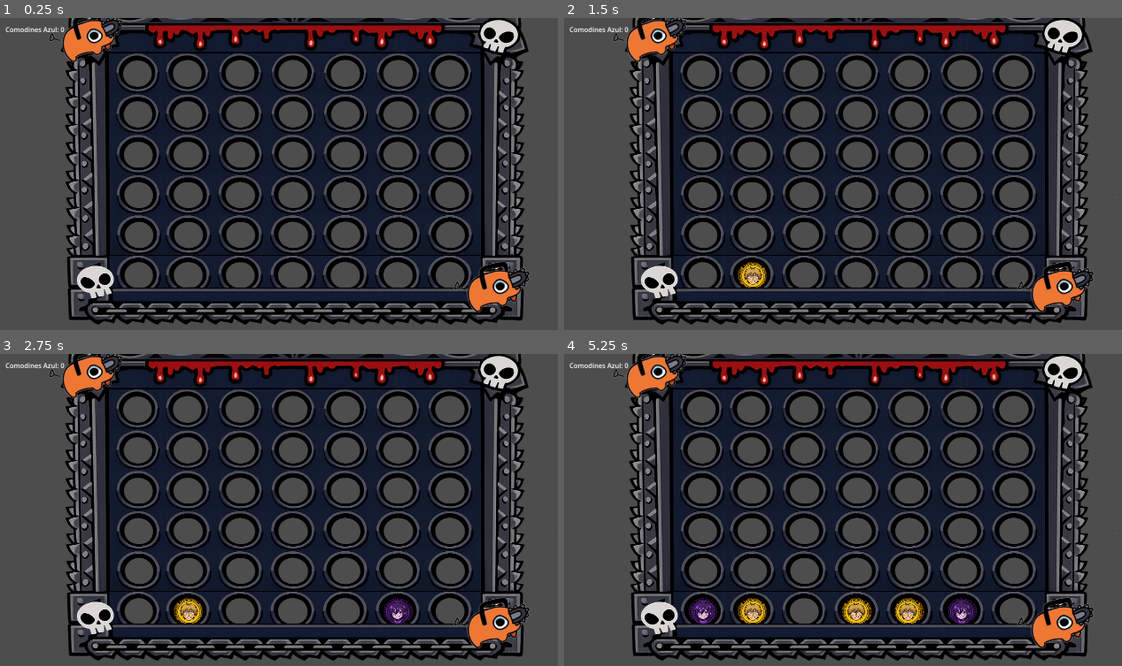
Above: before the commit, frames 1-4 (two rows, left to right).
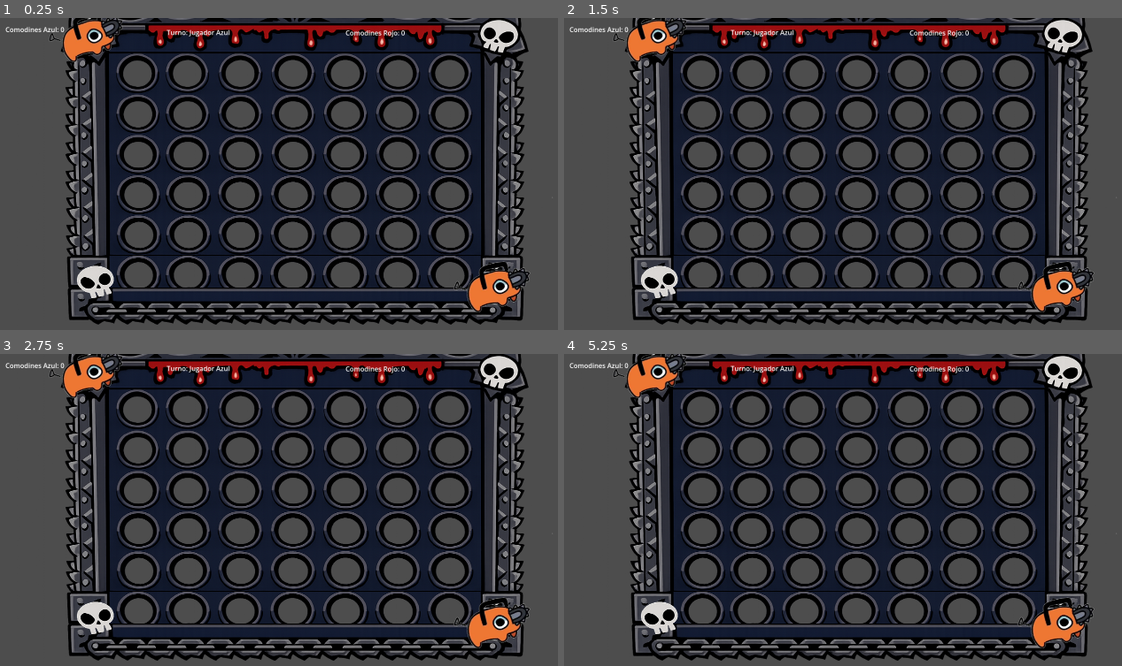
Above: after the commit, the same moments.

Repository: daniinela/4-enraya
Game: Godot game, scene res://scenes/Main.tscn
Same seed, same stepped clock (60 frames per second), same inputs: the game is played once before the commit and once after it.
Inputs (mouse positions are in pixels of both pictures, inside the frame that each line leads up to):
- Up to frame 1 (0.25 s): no input
- Up to frame 2 (1.5 s): tap Enter at 0.5 s; move the mouse to (1043, 186) at 0.52 s; click (1043, 186) at 0.67 s; tap Space at 1.25 s; move the mouse to (748, 223) at 1.27 s; click (748, 223) at 1.42 s
- Up to frame 3 (2.75 s): tap Enter at 2 s; move the mouse to (396, 460) at 2.02 s; click (396, 460) at 2.17 s
- Up to frame 4 (5.25 s): tap Space at 2.75, 4.25 s; move the mouse to (854, 616) at 2.77 s; click (854, 616) at 2.92 s; tap Enter at 3.5 s; move the mouse to (1105, 597) at 3.52 s; click (1105, 597) at 3.67 s; move the mouse to (675, 485) at 4.27 s; click (675, 485) at 4.42 s; move the mouse to (926, 541) at 5.02 s; click (926, 541) at 5.17 s

The runs differ from the first frame. In frame 1, 0.2% of the frame differs, in the area x 29-73%, y 3-7%; in frame 2, 0.6%; in frame 3, 0.9%; in frame 4, 2.0%, in the area x 22-74%, y 3-87%.

Commit message:
Cambios en las preguntas, ya salen al frente y al elegir categoria solo salen las preguntas de esa categoria

Diff:
--- a/scenes/Main.tscn
+++ b/scenes/Main.tscn
@@ -9,5 +9,8 @@
 
 [node name="Board" parent="." unique_id=1037535901 instance=ExtResource("2_0bbpv")]
 
-[node name="UI" parent="." unique_id=1673272493 instance=ExtResource("3_rarhs")]
+[node name="CanvasLayer" type="CanvasLayer" parent="." unique_id=271787047]
+
+[node name="UI" parent="CanvasLayer" unique_id=1673272493 instance=ExtResource("3_rarhs")]
+z_index = 5
 position = Vector2(24, -90)
--- a/scenes/Trivia.tscn
+++ b/scenes/Trivia.tscn
@@ -2,33 +2,42 @@
 
 [ext_resource type="Script" uid="uid://bur5i46wvybfj" path="res://scripts/trivia.gd" id="1_cguqc"]
 
-[node name="Trivia" type="Node2D" unique_id=2062966170]
+[node name="Trivia" type="Control" unique_id=21669503]
+layout_mode = 3
+anchors_preset = 0
 script = ExtResource("1_cguqc")
 
 [node name="LabelCategoria" type="Label" parent="." unique_id=460290564]
+layout_mode = 0
 offset_right = 40.0
 offset_bottom = 23.0
 
 [node name="LabelPregunta" type="Label" parent="." unique_id=1270033659]
+layout_mode = 0
 offset_right = 40.0
 offset_bottom = 23.0
 
 [node name="LabelTemporizador" type="Label" parent="." unique_id=1644144448]
+layout_mode = 0
 offset_right = 40.0
 offset_bottom = 23.0
 
 [node name="Opcion1" type="Button" parent="." unique_id=1109038909]
+layout_mode = 0
 offset_right = 8.0
 offset_bottom = 8.0
 
 [node name="Opcion2" type="Button" parent="." unique_id=66264236]
+layout_mode = 0
 offset_right = 8.0
 offset_bottom = 8.0
 
 [node name="Opcion3" type="Button" parent="." unique_id=387405757]
+layout_mode = 0
 offset_right = 8.0
 offset_bottom = 8.0
 
 [node name="Opcion4" type="Button" parent="." unique_id=680338918]
+layout_mode = 0
 offset_right = 8.0
 offset_bottom = 8.0
--- a/scripts/game_manager.gd
+++ b/scripts/game_manager.gd
@@ -6,7 +6,7 @@
 var bloqueado = false
 
 @onready var tablero = $Board
-@onready var ui = $UI
+@onready var ui = $CanvasLayer/UI
 
 var trivia_scene = preload("res://scenes/Trivia.tscn")
 var comodines_scene = preload("res://scenes/Comodines.tscn")
@@ -16,7 +16,7 @@
 	2: {"programacion": 0, "ciencia": 0, "entretenimiento": 0, "arte": 0}
 }
 
-func _ready():
+func _readyPruebaCommit1():
 	tablero.game_manager = self
 	actualizar_ui()
 
@@ -46,7 +46,7 @@
 	bloqueado = true
 	var trivia = trivia_scene.instantiate()
 	trivia.name = "Trivia"
-	add_child(trivia)
+	$CanvasLayer.add_child(trivia)
 	trivia.jugador_actual = turno_actual
 	trivia.juego = self
 
@@ -64,7 +64,7 @@
 	bloqueado = true
 	var comodines = comodines_scene.instantiate()
 	comodines.name = "Comodines"
-	add_child(comodines)
+	$CanvasLayer.add_child(comodines)
 	comodines.juego = self
 	comodines.jugador_actual = turno_actual
 
@@ -96,7 +96,7 @@
 	fondo.color = Color(0, 0, 0, 0.9)
 	fondo.size = Vector2(1152, 648)
 	fondo.position = Vector2(0, 0)
-	add_child(fondo)
+	$CanvasLayer.add_child(fondo)
 
 	var label = Label.new()
 	label.position = Vector2(350, 200)
@@ -107,14 +107,14 @@
 	else:
 		label.text = "¡Ganó el Jugador Rojo!"
 		label.modulate = Color(1.0, 0.2, 0.2)
-	add_child(label)
+	$CanvasLayer.add_child(label)
 
 	var btn = Button.new()
 	btn.text = "Jugar de nuevo"
 	btn.position = Vector2(450, 350)
 	btn.custom_minimum_size = Vector2(200, 60)
 	btn.pressed.connect(_reiniciar_juego)
-	add_child(btn)
+	$CanvasLayer.add_child(btn)
 
 func _reiniciar_juego():
 	get_tree().reload_current_scene()
--- a/scripts/trivia.gd
+++ b/scripts/trivia.gd
@@ -1,4 +1,4 @@
-extends Node2D
+extends Control
 
 @onready var label_pregunta = $LabelPregunta
 @onready var label_temporizador = $LabelTemporizador
@@ -13,24 +13,25 @@
 var respuesta_correcta = 0
 var tiempo_restante = 10.0
 var temporizador_activo = false
-var fase = "eligiendo_genero"  # "eligiendo_genero" o "respondiendo"
+var fase = "eligiendo_genero"
 
 const CATEGORIAS = ["programacion", "ciencia", "entretenimiento", "arte"]
-const NIVELES = ["facil", "media", "dificil"]
-
-# Botones de género (se crean dinámicamente)
+
 var botones_genero = []
-var btn_label_genero = null
+var titulo_genero = null
+var fondo = null
 
 func _ready():
-	var fondo = ColorRect.new()
+
+	# 🔥 Crear fondo UNA sola vez
+	fondo = ColorRect.new()
 	fondo.color = Color(0, 0, 0, 0.85)
 	fondo.size = Vector2(1152, 648)
-	fondo.position = Vector2(0, 0)
+	fondo.position = Vector2.ZERO
 	add_child(fondo)
 	move_child(fondo, 0)
 
-	# Conectar botones de respuesta
+	# Conectar botones respuesta
 	opcion1.pressed.connect(_on_opcion_presionada.bind(0))
 	opcion2.pressed.connect(_on_opcion_presionada.bind(1))
 	opcion3.pressed.connect(_on_opcion_presionada.bind(2))
@@ -40,17 +41,27 @@
 	label_pregunta.position = Vector2(150, 130)
 	label_pregunta.autowrap_mode = TextServer.AUTOWRAP_WORD
 	label_pregunta.custom_minimum_size = Vector2(700, 80)
+
 	label_temporizador.position = Vector2(500, 230)
+
 	opcion1.position = Vector2(150, 300)
+	opcion2.position = Vector2(500, 300)
+	opcion3.position = Vector2(150, 370)
+	opcion4.position = Vector2(500, 370)
+
 	opcion1.custom_minimum_size = Vector2(300, 50)
-	opcion2.position = Vector2(500, 300)
 	opcion2.custom_minimum_size = Vector2(300, 50)
-	opcion3.position = Vector2(150, 370)
 	opcion3.custom_minimum_size = Vector2(300, 50)
-	opcion4.position = Vector2(500, 370)
 	opcion4.custom_minimum_size = Vector2(300, 50)
 
-	# Ocultar botones de respuesta al inicio
+	ocultar_elementos_respuesta()
+
+	await get_tree().process_frame
+	mostrar_seleccion_genero()
+
+
+# 🔥 Ocultar todo lo de respuestas
+func ocultar_elementos_respuesta():
 	opcion1.visible = false
 	opcion2.visible = false
 	opcion3.visible = false
@@ -58,19 +69,26 @@
 	label_temporizador.visible = false
 	label_pregunta.visible = false
 
-	await get_tree().process_frame
-	mostrar_seleccion_genero()
 
 func mostrar_seleccion_genero():
+
 	fase = "eligiendo_genero"
 
-	var titulo = Label.new()
-	titulo.text = "¡Elige tu categoría!"
-	titulo.position = Vector2(400, 80)
-	titulo.add_theme_font_size_override("font_size", 28)
-	add_child(titulo)
-
-	# Mezclar categorías al azar para que salgan en orden diferente
+	# 🔥 Limpiar botones anteriores
+	for btn in botones_genero:
+		btn.queue_free()
+	botones_genero.clear()
+
+	# 🔥 Limpiar título anterior
+	if titulo_genero:
+		titulo_genero.queue_free()
+
+	titulo_genero = Label.new()
+	titulo_genero.text = "¡Elige tu categoría!"
+	titulo_genero.position = Vector2(400, 80)
+	titulo_genero.add_theme_font_size_override("font_size", 28)
+	add_child(titulo_genero)
+
 	var cats = CATEGORIAS.duplicate()
 	cats.shuffle()
 
@@ -84,16 +102,20 @@
 	for i in range(cats.size()):
 		var cat = cats[i]
 		var nivel = obtener_nivel(cat)
+
 		var btn = Button.new()
 		btn.text = cat.to_upper() + "\n[" + nivel.to_upper() + "]"
 		btn.position = posiciones[i]
 		btn.custom_minimum_size = Vector2(250, 100)
 		btn.pressed.connect(_on_genero_elegido.bind(cat))
 		add_child(btn)
+
 		botones_genero.append(btn)
+
 
 func obtener_nivel(categoria: String) -> String:
 	var conteo = juego.obtener_conteo_categoria(jugador_actual, categoria)
+
 	if conteo <= 1:
 		return "facil"
 	elif conteo <= 3:
@@ -101,56 +123,81 @@
 	else:
 		return "dificil"
 
+
 func _on_genero_elegido(categoria: String):
-	# Deshabilitar todos los botones de género
+
+	# 🔥 Eliminar botones de categoría
 	for btn in botones_genero:
-		btn.disabled = true
+		btn.queue_free()
+	botones_genero.clear()
+
+	if titulo_genero:
+		titulo_genero.queue_free()
 
 	fase = "respondiendo"
 	cargar_pregunta(categoria)
 
-	# Mostrar elementos de respuesta
+	# Mostrar respuestas
 	opcion1.visible = true
 	opcion2.visible = true
 	opcion3.visible = true
 	opcion4.visible = true
 	label_temporizador.visible = true
 	label_pregunta.visible = true
+
+	opcion1.disabled = false
+	opcion2.disabled = false
+	opcion3.disabled = false
+	opcion4.disabled = false
+
+	tiempo_restante = 10.0
 	temporizador_activo = true
 
+
 func cargar_pregunta(categoria: String):
+
 	var archivo = FileAccess.open("res://data/preguntas.json", FileAccess.READ)
 	var contenido = archivo.get_as_text()
 	archivo.close()
+
 	var datos = JSON.parse_string(contenido)
-
 	var nivel = obtener_nivel(categoria)
 	var preguntas = datos["categorias"][categoria][nivel]
+
 	pregunta_actual = preguntas[randi() % preguntas.size()]
 
 	label_pregunta.text = "[" + categoria.to_upper() + " - " + nivel.to_upper() + "]\n" + pregunta_actual["pregunta"]
+
 	opcion1.text = pregunta_actual["opciones"][0]
 	opcion2.text = pregunta_actual["opciones"][1]
 	opcion3.text = pregunta_actual["opciones"][2]
 	opcion4.text = pregunta_actual["opciones"][3]
+
 	respuesta_correcta = pregunta_actual["correcta"]
 
-	# Registrar que eligió esta categoría
 	juego.incrementar_conteo_categoria(jugador_actual, categoria)
 
+
 func _process(delta):
+
 	if not temporizador_activo:
 		return
+
 	tiempo_restante -= delta
 	label_temporizador.text = "⏱ " + str(ceil(tiempo_restante))
+
 	if tiempo_restante <= 0:
 		temporizador_activo = false
 		tiempo_agotado()
 
+
 func _on_opcion_presionada(indice: int):
+
 	if not temporizador_activo or fase != "respondiendo":
 		return
+
 	temporizador_activo = false
+
 	if indice == respuesta_correcta:
 		label_temporizador.text = "✓ ¡Correcto!"
 		terminar_trivia(true)
@@ -158,15 +205,21 @@
 		label_temporizador.text = "✗ Incorrecto"
 		terminar_trivia(false)
 
+
 func tiempo_agotado():
 	label_temporizador.text = "✗ ¡Tiempo agotado!"
 	terminar_trivia(false)
 
+
 func terminar_trivia(gano: bool):
+
 	opcion1.disabled = true
 	opcion2.disabled = true
 	opcion3.disabled = true
 	opcion4.disabled = true
+
 	await get_tree().create_timer(1.2).timeout
+
 	juego.resultado_trivia(gano)
+
 	queue_free()
